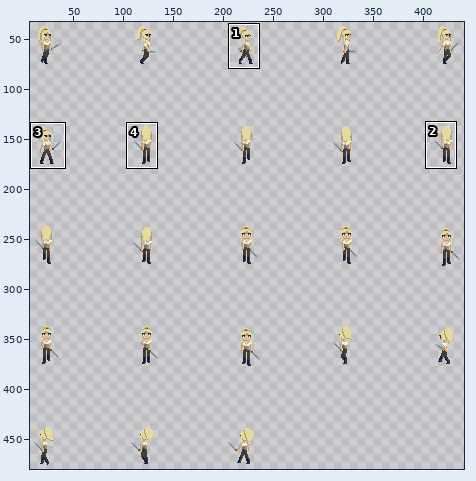
A sprite sheet gets an edit: Assets/Sprites/Rue/Done anims/Sword/Rue_Walk_Sword_sprite-Sheet.png. Above, an overview of the earlier version with the close-up marked.
Close-up. Earlier state:
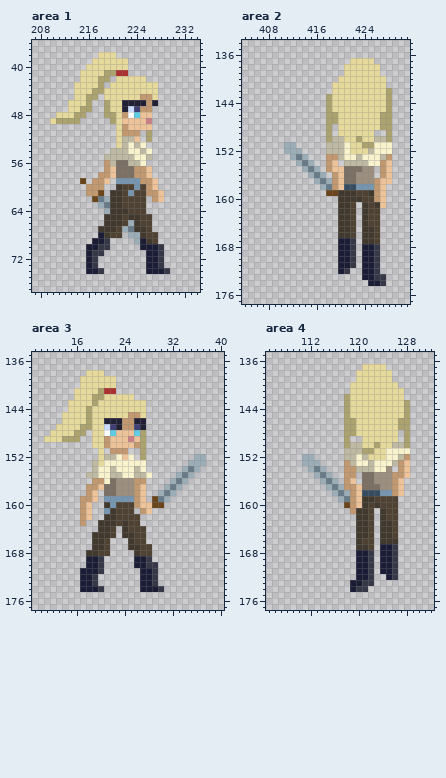
The file is 500x500 pixels. Shown: area 1: x 207..234, y 36..77; area 2: x 404..431, y 134..177; area 3: x 9..40, y 135..177; area 4: x 105..132, y 135..177. The wide view leaves out empty margins. The commit also changed other parts of the picture, which this record leaves out.
New version:
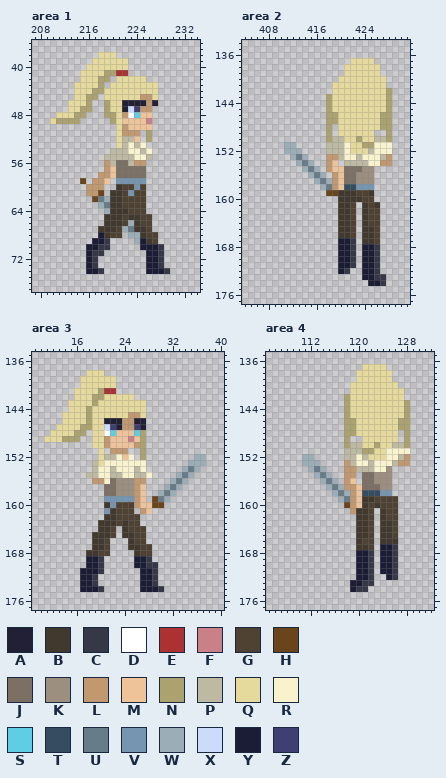
Palette (. is transparent): A #222034  B #41382e  C #363848  D #ffffff  E #ac3232  F #ca8087  G #4f4233  H #6a451c  J #7b7063  K #9d8f7f  L #c19870  M #eec39a  N #aba26f  P #bdb9a3  Q #e5d99c  R #f8f2cd  S #5fcde4  T #364d61  U #677c88  V #7695b1  W #9badb7  X #cbdbfc  Y #1a1d35  Z #3f3f74
Diff:
Area 1:
The author changed colour L to colour J in rows 57 to 58 at x 224 to 225.
The author changed colour P to colour L in row 56 at x 224.
The author changed colour R to colour L in row 56 at x 225.
The author changed colour L to colour V in row 59 at x 225.
Colour L is removed in rows 59 to 60 at x 226; in row 61 at x 226 to 227; in row 62 at x 227.
Colour M is removed in rows 57 to 58 at x 226; in rows 59 to 60 at x 227; in rows 61 to 62 at x 228.
Area 2:
The author changed colour M to colour L in row 154 at x 428.
Colour L is removed in rows 155 to 156 at x 427; in rows 157 to 160 at x 426.
Colour M is removed in rows 155 to 156 at x 428; in row 157 at x 427 to 428; in rows 158 to 161 at x 427.
Area 3:
Colour L is removed in row 157 at x 18 to 19; in row 158 at x 18; in row 159 at x 17 to 18; in rows 160 to 163 at x 17.
Colour M is removed in row 157 at x 20; in rows 158 to 159 at x 19; in rows 160 to 162 at x 18.
Area 4:
The author changed colour M to colour L in row 153 at x 128.
Colour L is removed in row 154 at x 127; in row 155 at x 126 to 127; in rows 156 to 158 at x 126.
Colour M is removed in rows 154 to 155 at x 128; in rows 156 to 158 at x 127.
